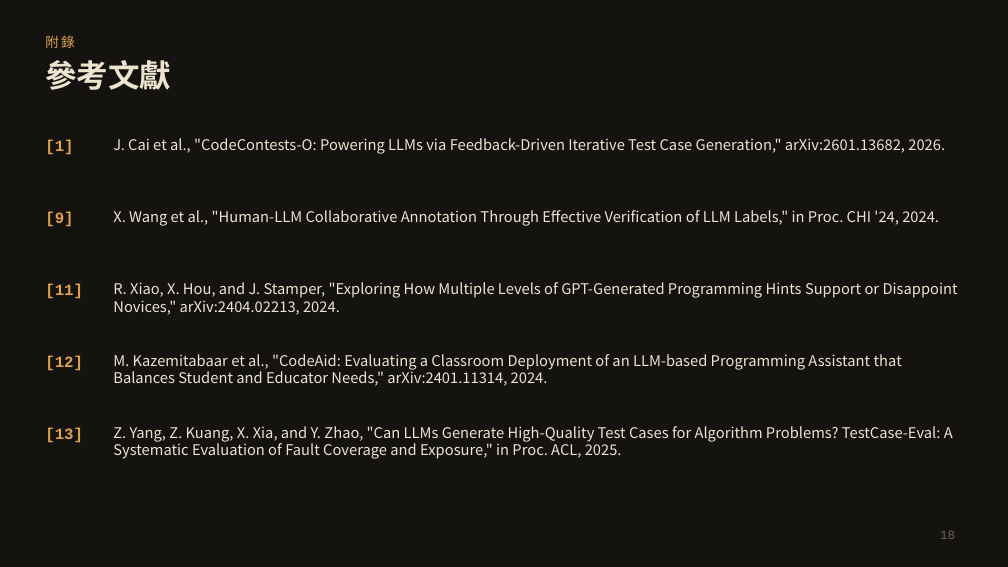
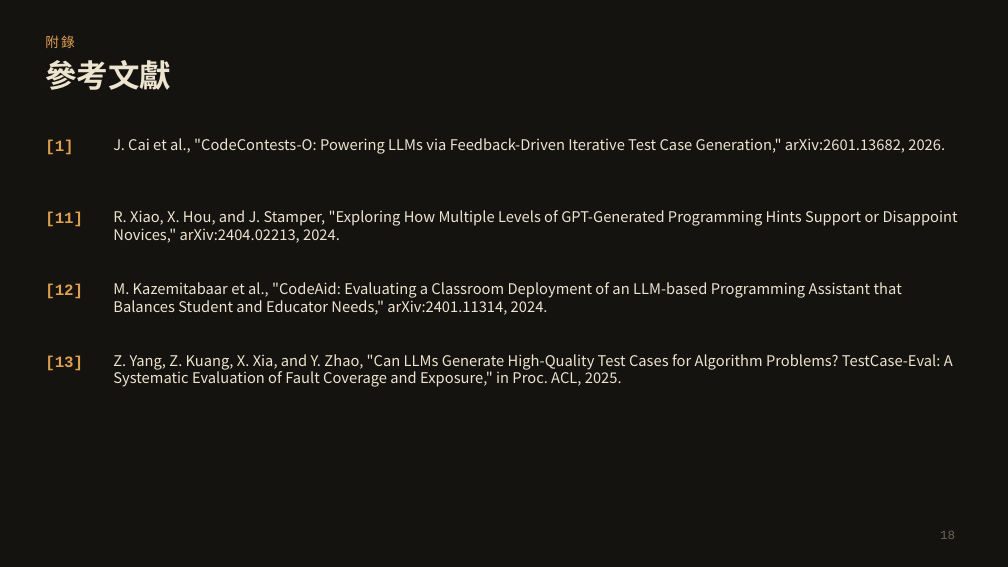
Before and after one commit to yaoyao218/python-learning-platform, a slide deck: slide 18 of docs/superpowers/specs/capstone_proposal.pptx. Drawn at 1008x567 pixels with LibreOffice and Linux fonts; fonts in the diff are those of the drawing. Boxes give left, top, right and bottom in pixels: in the first picture for what was removed or moved away, otherwise in the second. Text is boxed around its words. In the diff, an @@ line names an element or a change of style, - is before the commit and + after.

```diff
--- a/docs/superpowers/specs/capstone_proposal.pptx
+++ b/docs/superpowers/specs/capstone_proposal.pptx
@@ text removed at <box>45,212,73,227</box> @@
-[9]
@@ text removed at <box>113,210,939,226</box> @@
-X. Wang et al., "Human-LLM Collaborative Annotation Through Effective Verification of LLM Labels," in Proc. CHI '24, 2024.
@@ 6 texts: place and size @@
-6 texts at <box>45,282,958,459</box>
+6 texts at <box>45,210,958,387</box>
```
Also in this commit, not shown: 1 other slide changed, 3 slides added, 3 slides removed.
